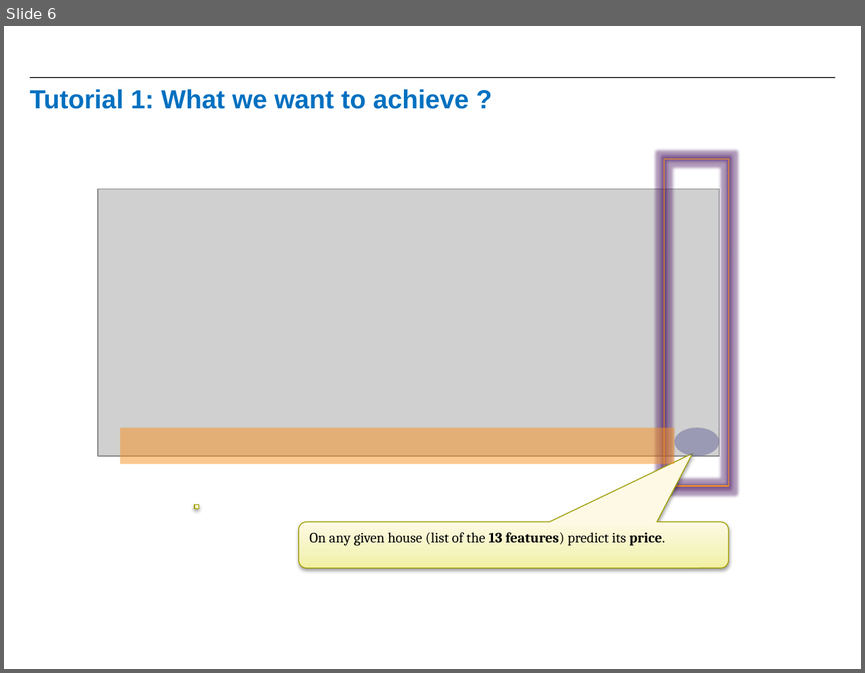
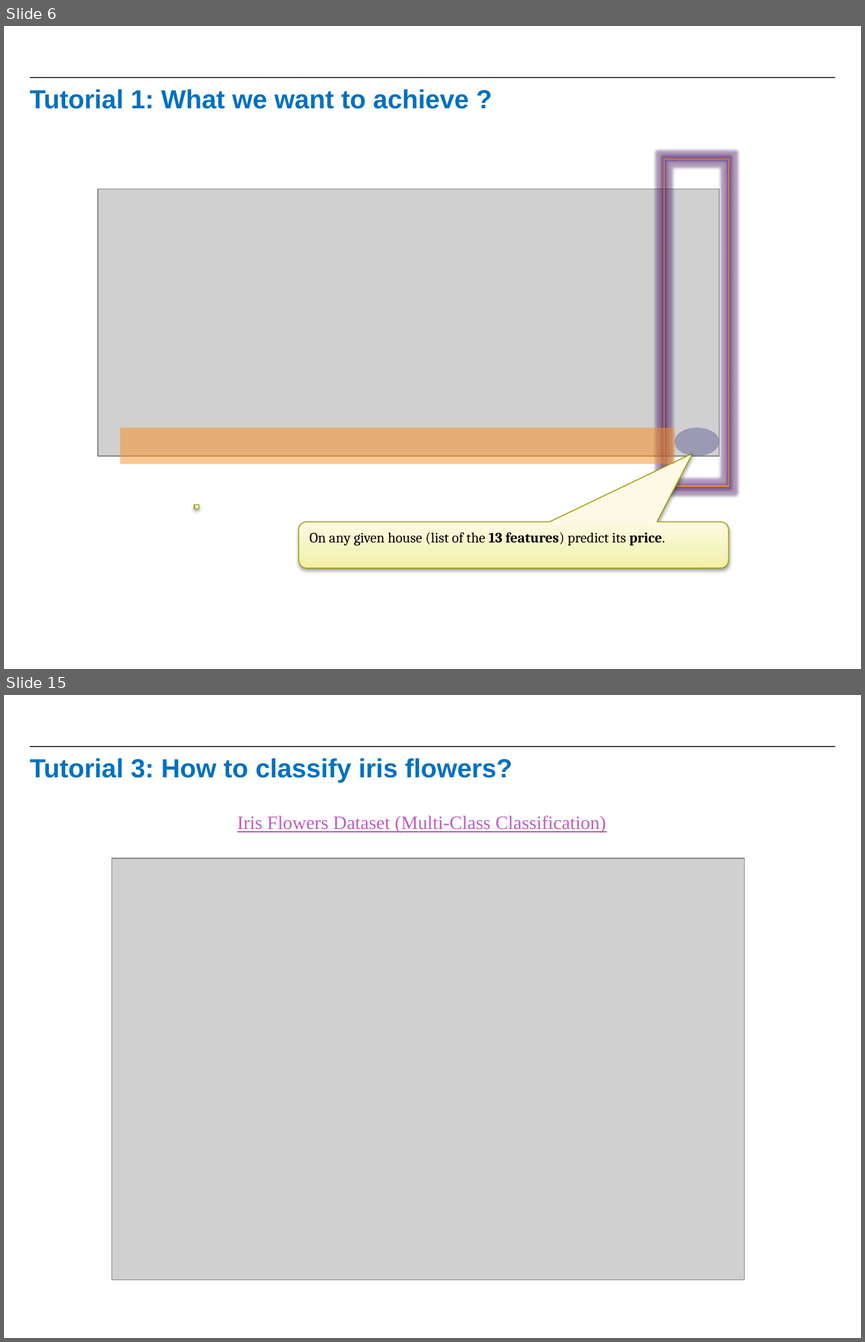
Before and after one commit to raanonr/practicals, a slide deck: PracticalKeras_Tutorials.pptx. Shown one above the other, each under a label of ours: slide 6 before the commit, slides 6 and 15 after it; the slides between them are not shown. The pictures are 865x673 and 865x1342 pixels, drawn with LibreOffice and Linux fonts; fonts in the diff are those of the drawing; grey boxes stand for pictures; background and template pictures are left out. Boxes give left, top, right and bottom in pixels: in the first picture for what was removed or moved away, otherwise in the second. Text is boxed around its words. In the diff, an @@ line names an element or a change of style, - is before the commit and + after.

Commit message:
Completed 5 tutorials

```diff
--- a/PracticalKeras_Tutorials.pptx
+++ b/PracticalKeras_Tutorials.pptx
@@ slide 15 added at <box>4,695,861,1338</box>, background #FFFFFF; not listed: 1 template element that a slide beside it also shows @@
@@ title added at <box>30,758,513,782</box>, 22 pt, text #0070C0, bold @@
+Tutorial 3: How to classify iris flowers?
@@ text added at <box>237,815,606,833</box>, 16 pt, text #BC5FBC, underline @@
+Iris Flowers Dataset (Multi-Class Classification)
@@ picture added at <box>112,859,745,1280</box> @@
```
Also in this commit, not shown: 4 slides changed, 18 other slides added.
